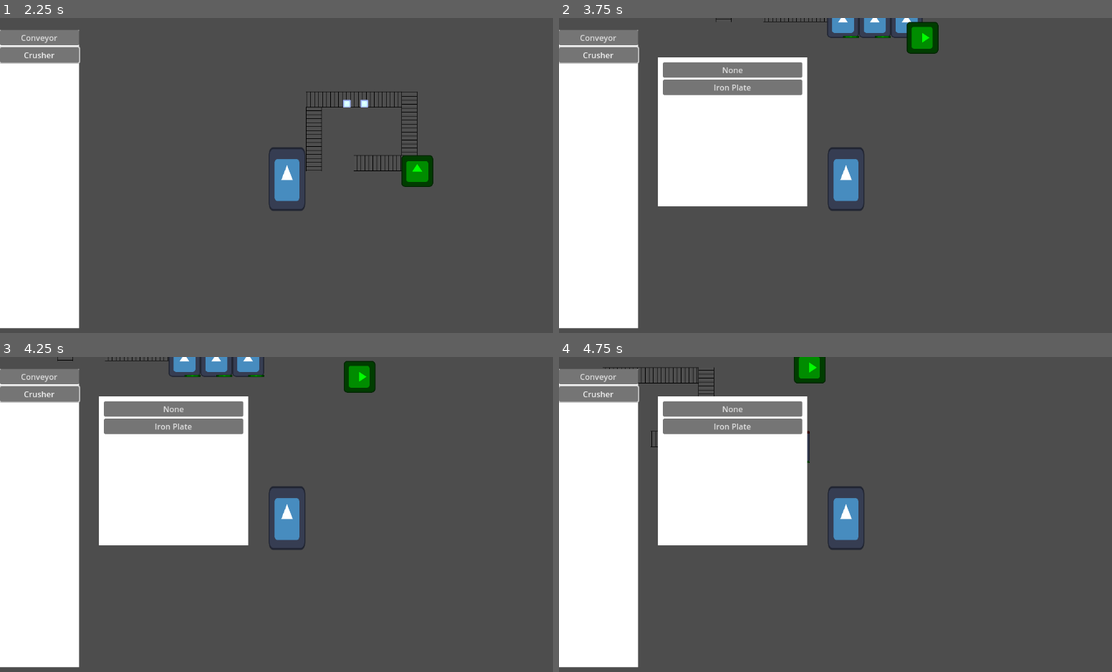
Above: before the commit, frames 1-4 (two rows, left to right).
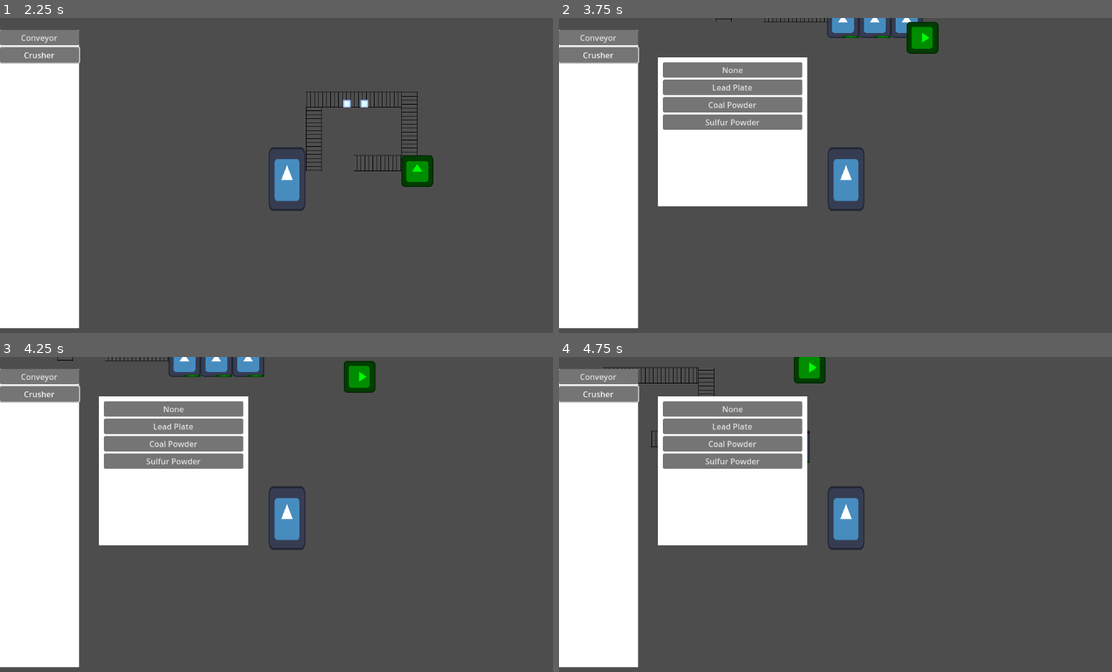
Above: after the commit, the same moments.

Repository: BenjaminWootten/UD-GDDC-space-exploration-jam
Game: Godot game, scene res://world.tscn
Two runs of this game, one before a commit and one after it. Both use one fixed random seed, a clock stepped at 60 frames per second and the inputs below. The engine's default icon, where the game draws it, is replaced by a stand-in: a white triangle on a blue panel in a dark square.
Inputs (mouse positions are in pixels of both pictures, inside the frame that each line leads up to):
- Up to frame 1 (2.25 s): click "Conveyor" at 0.5 s; click "Crusher" at 1.25 s; move the mouse to (414, 162) at 2.02 s; press the mouse at (414, 162) at 2.03 s; hold D (right) from 2.03 s (still down)
- Up to frame 2 (3.75 s): move the mouse to (890, 172) at 2.77 s; release D (right) at 2.78 s; release the mouse at (890, 172) at 2.78 s; hold S (down) 2.78-3.53 s; right-click (890, 172) at 2.85 s; click (890, 172) at 2.92 s; move the mouse to (912, 30) at 3.52 s; hold D (right) from 3.53 s (still down); hold R (rotate) from 3.53 s (still down); click (912, 30) at 3.67 s
- Up to frame 3 (4.25 s): keep holding D (right); keep holding R (rotate)
- Up to frame 4 (4.75 s): move the mouse to (802, 360) at 4.27 s; release D (right) at 4.28 s; release R (rotate) at 4.28 s; hold W (up) from 4.28 s (still down); click (802, 360) at 4.35 s

Frame 1 is identical in both runs. In frame 2, 2.6% of the frame differs, in the area x 18-45%, y 21-36%; in frame 3, 2.6%; in frame 4, 2.6%, in the area x 18-46%, y 21-36%.
Error after the commit: Invalid access to property or key 'iron_plate' on a base object of type 'Dictionary'. (res://buildings/crafters/crusher.gd:23)

Commit message:
updated recipes

Diff:
--- a/buildings/crafters/crusher.gd
+++ b/buildings/crafters/crusher.gd
@@ -9,7 +9,9 @@
 
 var recipes = {
 	none = {input_type = "none", input_num = 0, output_type = "none", output_num = 0, time = 0},
-	iron_plate = {input_type = "iron", input_num = 1, output_type = "iron_plate", output_num = 1, time = 1},
+	lead_plate = {input_type = "lead_bar", input_num = 2, output_type = "lead_plate", output_num = 3, time = 3},
+	coal_powder = {input_type = "coal", input_num = 1, output_type = "coal_powder", output_num = 2, time = 2},
+	sulfur_powder = {input_type = "sulfur", input_num = 1, output_type = "sulfur_powder", output_num = 1, time = 2},
 }
 
 var recipe = recipes["none"]
--- a/buildings/crafters/crusher.tscn
+++ b/buildings/crafters/crusher.tscn
@@ -1,16 +1,24 @@
-[gd_scene load_steps=7 format=3 uid="uid://cmvnmajg4h84j"]
+[gd_scene load_steps=9 format=3 uid="uid://cmvnmajg4h84j"]
 
 [ext_resource type="Script" path="res://buildings/crafters/crusher.gd" id="1_6k6qk"]
 [ext_resource type="Texture2D" uid="uid://cdxrqhqnd634s" path="res://icon.svg" id="1_rmbki"]
 [ext_resource type="PackedScene" uid="uid://g6on45cl571h" path="res://buildings/building resources/input.tscn" id="2_hju6h"]
 [ext_resource type="Shape2D" uid="uid://cog31ntdmglii" path="res://buildings/building resources/2x2_hitbox.tres" id="3_6a2sq"]
 [ext_resource type="PackedScene" uid="uid://b02mpu4t3xc8w" path="res://buildings/building resources/output.tscn" id="3_nougl"]
+[ext_resource type="PackedScene" uid="uid://danurr23cm2s4" path="res://UI/building_ui.tscn" id="5_cgiwc"]
 [ext_resource type="PackedScene" uid="uid://bwf0yc1cae1s4" path="res://UI/recipe_select.tscn" id="7_kpk15"]
+[ext_resource type="PackedScene" uid="uid://f8wyhdc87t2w" path="res://buildings/conveyors/conveyor.tscn" id="8_7sy8l"]
 
 [node name="Crusher" type="StaticBody2D"]
 collision_layer = 9
 input_pickable = true
 script = ExtResource("1_6k6qk")
+
+[node name="Conveyor" parent="." instance=ExtResource("8_7sy8l")]
+position = Vector2(16, -16)
+
+[node name="placement_collider" parent="Conveyor" index="2"]
+collision_layer = 0
 
 [node name="Sprite2D" type="Sprite2D" parent="."]
 scale = Vector2(0.5, 0.5)
@@ -30,8 +38,13 @@
 
 [node name="CanvasLayer" type="CanvasLayer" parent="."]
 
+[node name="building_ui" parent="CanvasLayer" instance=ExtResource("5_cgiwc")]
+visible = false
+
 [node name="recipe_select" parent="CanvasLayer" instance=ExtResource("7_kpk15")]
 visible = false
 
 [connection signal="input_event" from="." to="." method="_on_input_event"]
 [connection signal="timeout" from="Timer" to="." method="_on_timer_timeout"]
+
+[editable path="Conveyor"]
